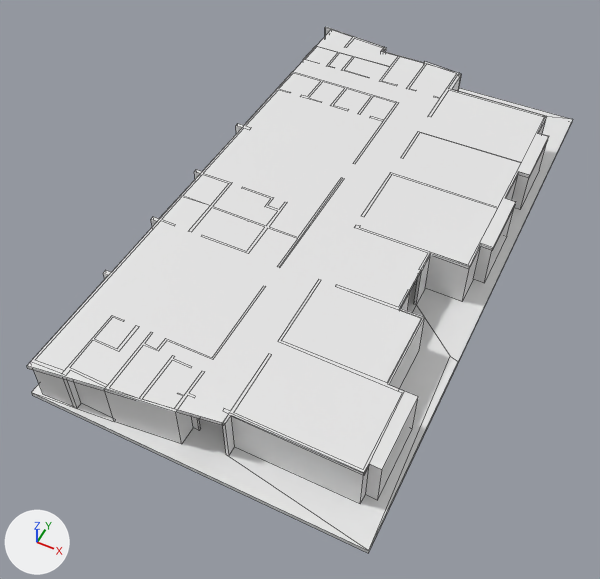
One commit to the Blender file Assets/escenarios/lab2.blend: the scene before it, then after it.
The view is the same before and after, from a 50 mm camera at (51.8, -127.0, 128.9) aimed at (-1.8, -19.9, -5.0). Arrows for +X, +Y and +Z are at lower left; the lights stay in place. The picture after the commit comes second. Mesh edges are drawn as thin lines.

Before the edit, the objects in view are built like this:
```python
me_cube_002 = bpy.data.meshes.new('Cube.002')
me_cube_002.from_pydata(...)  # 552 vertices, 300 faces, 1 loose edge; spans x -1.0..1.0, y 1.2..3.2, z -5.08..0.42
me_cube_003 = bpy.data.meshes.new('Cube.003')
me_cube_003.from_pydata(...)  # 48 vertices, 26 faces; spans x -2.61..2.38, y -1.1..1.48, z 0.05..0.16
ob_cube = bpy.data.objects.new('Cube', me_cube_002)
ob_cube.location = (-73.6, -5.2, 0.3)
ob_cube.rotation_euler = (0.0, 0.0, -1.576)  # degrees (0, 0, -90)
ob_cube.scale = (64.1, 34.3, -2.01)
ob_cube_001 = bpy.data.objects.new('Cube.001', me_cube_003)
ob_cube_001.location = (-2.8, -10.9, 9.3)
ob_cube_001.rotation_euler = (0.0, 0.0, -1.576)  # degrees (0, 0, -90)
ob_cube_001.scale = (24.8, 24.8, 8.49)
```
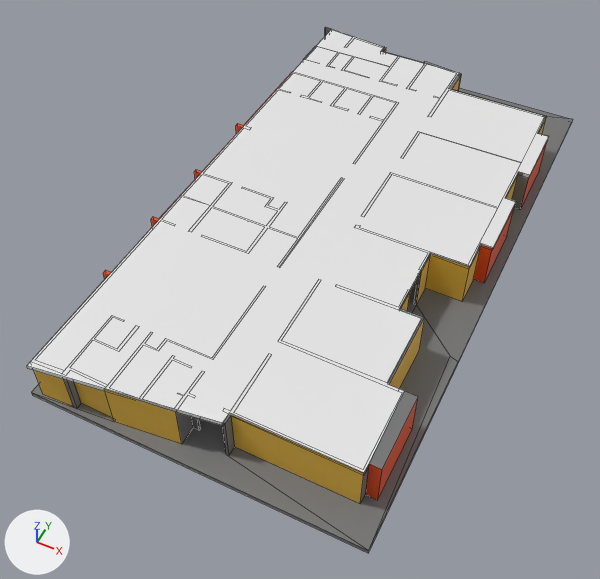
Edits to the bpy script that builds the scene:
```text
Add mat_material_002:
    mat_material_002 = principled_material('Material.002')
    mat_material_002.base_color = (0.8, 0.482, 0.0505)  # yellow #e7b840
Add mat_material_003:
    mat_material_003 = principled_material('Material.003')
    mat_material_003.base_color = (1.0, 1.0, 1.0)  # white #ffffff
Add mat_material:
    mat_material = principled_material('Material')
    mat_material.base_color = (0.177, 0.177, 0.177)  # grey #757575
Add mat_material_001:
    mat_material_001 = principled_material('Material.001')
    mat_material_001.base_color = (0.8, 0.0726, 0.0054)  # orange #e74c11
Change me_cube_002:
    where me_cube_002.from_pydata(...)  # 552 vertices, 300 faces, 1 loose edge; spans x -1.0..1.0, y 1.2..3.2, z -5.08..0.42
    used by ob_cube; location = (-73.6, -5.2, 0.3); rotation_euler = (0.0, 0.0, -1.576), in degrees (0, 0, -90); scale = (64.1, 34.3, -2.01)
    me_cube_002 part 1: 180 of the faces centred in x -0.93..0.98, y 1.23..3.11, z -2.56 switch from no material to mat_material (grey #757575)
    me_cube_002 part 2: 17 of the faces centred in x -1.0..1.0, y 1.2..3.2, z -0.03..0.42 switch from no material to mat_material (grey #757575)
    me_cube_002 part 3: 10 of the faces centred in x -0.77..0.86, y 1.54..2.68, z -5.08 switch from no material to mat_material (grey #757575)
    me_cube_002 part 4: 12 of the faces centred in x -0.2..0.63, y 1.22..1.25, z -2.56 switch from no material to mat_material_001 (orange #e74c11)
    me_cube_002 part 5: 5 of the faces centred in x -0.64..-0.01, y 3.1..3.14, z -2.56 switch from no material to mat_material_001 (orange #e74c11)
    me_cube_002 part 6: 3 of the faces centred in x 0.62..0.86, y 3.05..3.13, z -2.56 switch from no material to mat_material_001 (orange #e74c11)
    me_cube_002 part 7: 1 of the faces centred in x -0.07, y 1.45, z -5.08 switch from no material to mat_material_001 (orange #e74c11)
    me_cube_002 part 8: 24 of the faces centred in x -0.92..0.99, y 1.27..3.07, z -2.56 switch from no material to mat_material_002 (yellow #e7b840)
    add me_cube_002.materials.append(mat_material_003)  # white #ffffff
```

What differs and where, as boxes [x1, y1, x2, y2] in the pictures (600 x 579 px):
part 1 of me_cube_002, recoloured: [64, 28, 529, 503] in both
part 2 of me_cube_002, recoloured: [31, 88, 572, 553] in both
part 3 of me_cube_002, recoloured: [105, 27, 548, 471] in both
part 4 of me_cube_002, recoloured: [103, 126, 242, 279] in both
part 5 of me_cube_002, recoloured: [474, 140, 548, 283] in both
part 6 of me_cube_002, recoloured (darker): [366, 399, 418, 500] in both
part 7 of me_cube_002, recoloured: [104, 72, 292, 277] in both
part 8 of me_cube_002, recoloured: [34, 49, 546, 503] in both
